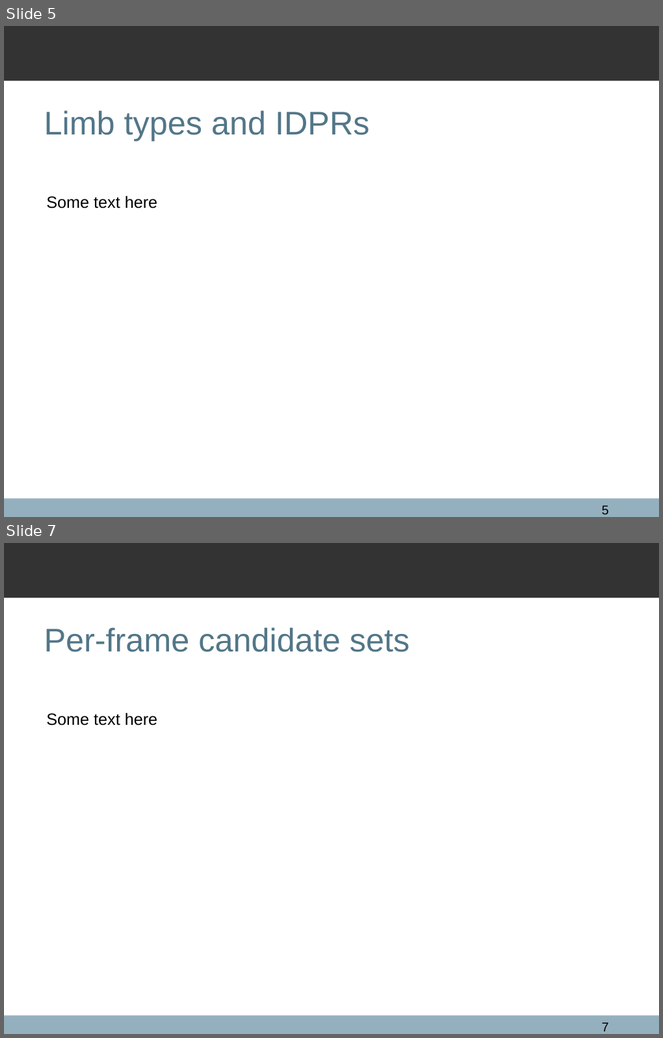
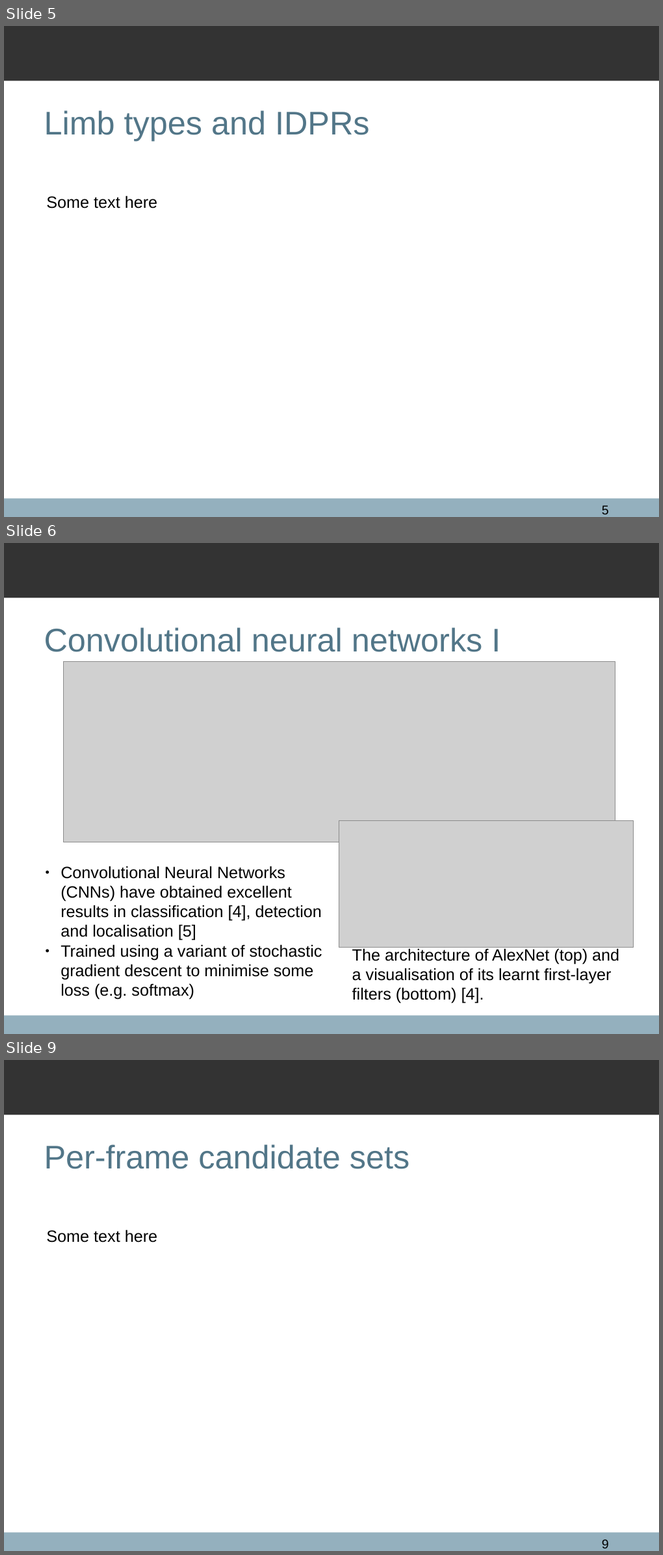
Before and after one commit to qxcv/comp2560, a slide deck: presentation/presentation.odp. Shown one above the other, each under a label of ours: slides 5 and 7 before the commit, slides 5, 6 and 9 after it; the slides between them are not shown. The pictures are 663x1038 and 663x1555 pixels, drawn with LibreOffice and Linux fonts; fonts in the diff are those of the drawing; grey boxes stand for pictures; background and template pictures are left out. Boxes give left, top, right and bottom in pixels: in the first picture for what was removed or moved away, otherwise in the second. Text is boxed around its words. In the diff, an @@ line names an element or a change of style, - is before the commit and + after.

```diff
--- a/presentation/presentation.odp
+++ b/presentation/presentation.odp
@@ slide 6 added at [4,543,659,1034], background #FFFFFF; not listed: 2 template elements that a slide beside it also shows @@
@@ title added at [44,627,501,652], 36 pt, text #527688 @@
+Convolutional neural networks I
@@ picture added at [64,661,616,843] @@
@@ picture added at [339,821,634,948] @@
@@ text added at [61,866,322,1000], 18 pt, text #000000 @@
+● Convolutional Neural Networks (CNNs) have obtained excellent results in classification [4], detection and localisation [5]
+● Trained using a variant of stochastic gradient descent to minimise some loss (e.g. softmax)
@@ text added at [352,947,620,1004], 18 pt, text #000000 @@
+The architecture of AlexNet (top) and a visualisation of its learnt first-layer filters (bottom) [4].
@@ what was slide 7 is now slide 9 @@
@@ page number at [602,1540,609,1549]: text changed @@
-7
+9
```
Also in this commit, not shown: 2 slides changed, 2 other slides added, 2 slides removed, 2 other files.
